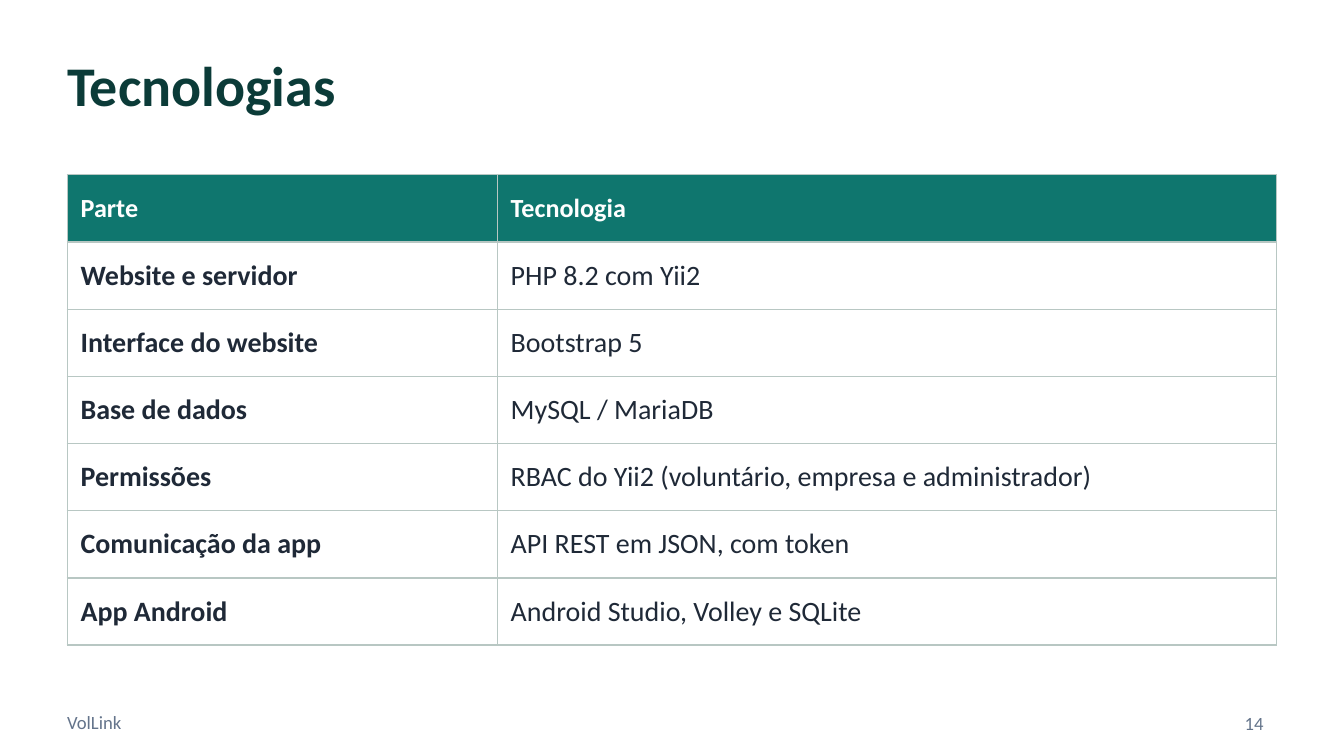
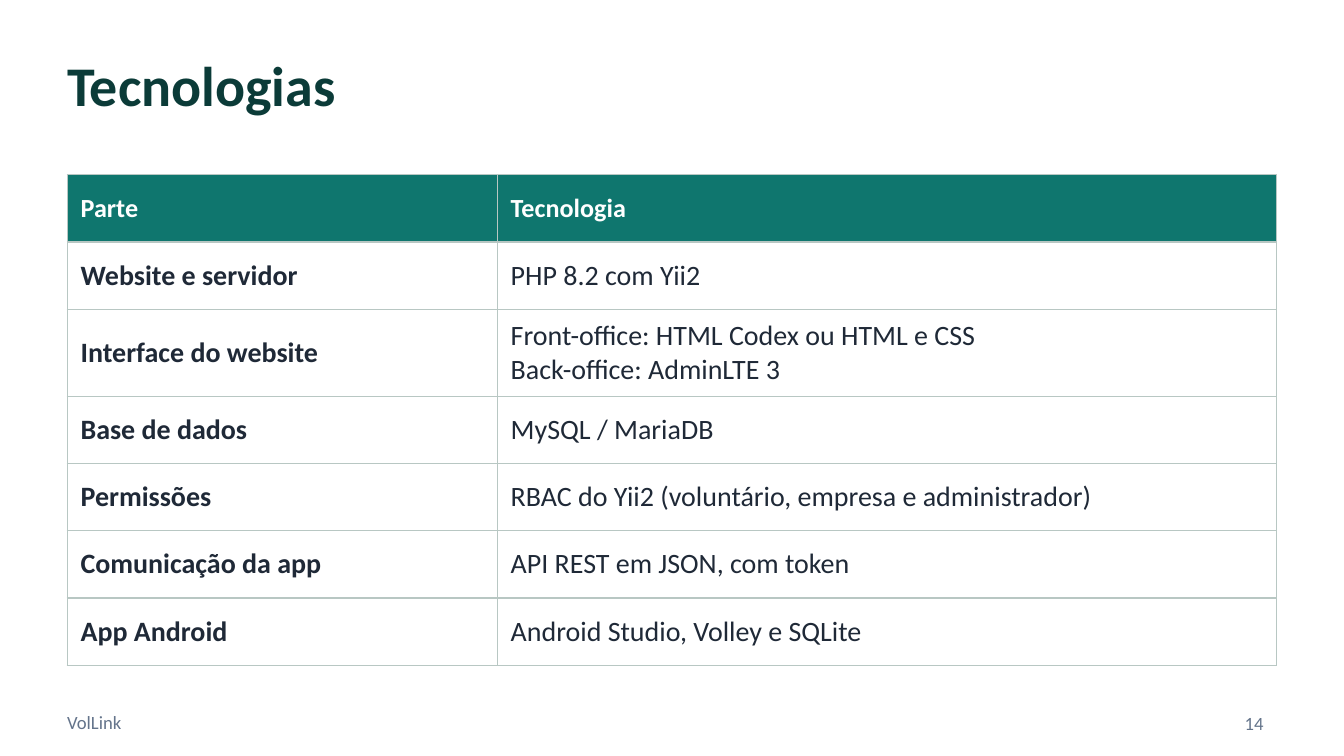
Before and after one commit to astonrasec/VolLink, a slide deck: slide 14 of Docs/VolLink_apresentacao.pptx. Drawn at 1344x756 pixels with LibreOffice and Linux fonts; fonts in the diff are those of the drawing. Boxes give left, top, right and bottom in pixels: in the first picture for what was removed or moved away, otherwise in the second. Text is boxed around its words. In the diff, an @@ line names an element or a change of style, - is before the commit and + after.

Commit message:
docs(ui): restrict web templates to HTML Codex and AdminLTE 3
The front-office may only use an htmlcodex.com template or plain HTML and
CSS, and the back-office uses hail812/yii2-adminlte3.

Update the README, the docs site (index, architecture, development,
requirements, roadmap), RNF-15 in the report and the technologies slide.

```diff
--- a/Docs/VolLink_apresentacao.pptx
+++ b/Docs/VolLink_apresentacao.pptx
@@ table at <box>67,175,1277,650</box> @@
-row 3, column 2: Bootstrap 5
+row 3, column 2: Front-office: HTML Codex ou HTML e CSS / Back-office: AdminLTE 3
```
Also in this commit, not shown: 7 other files.
